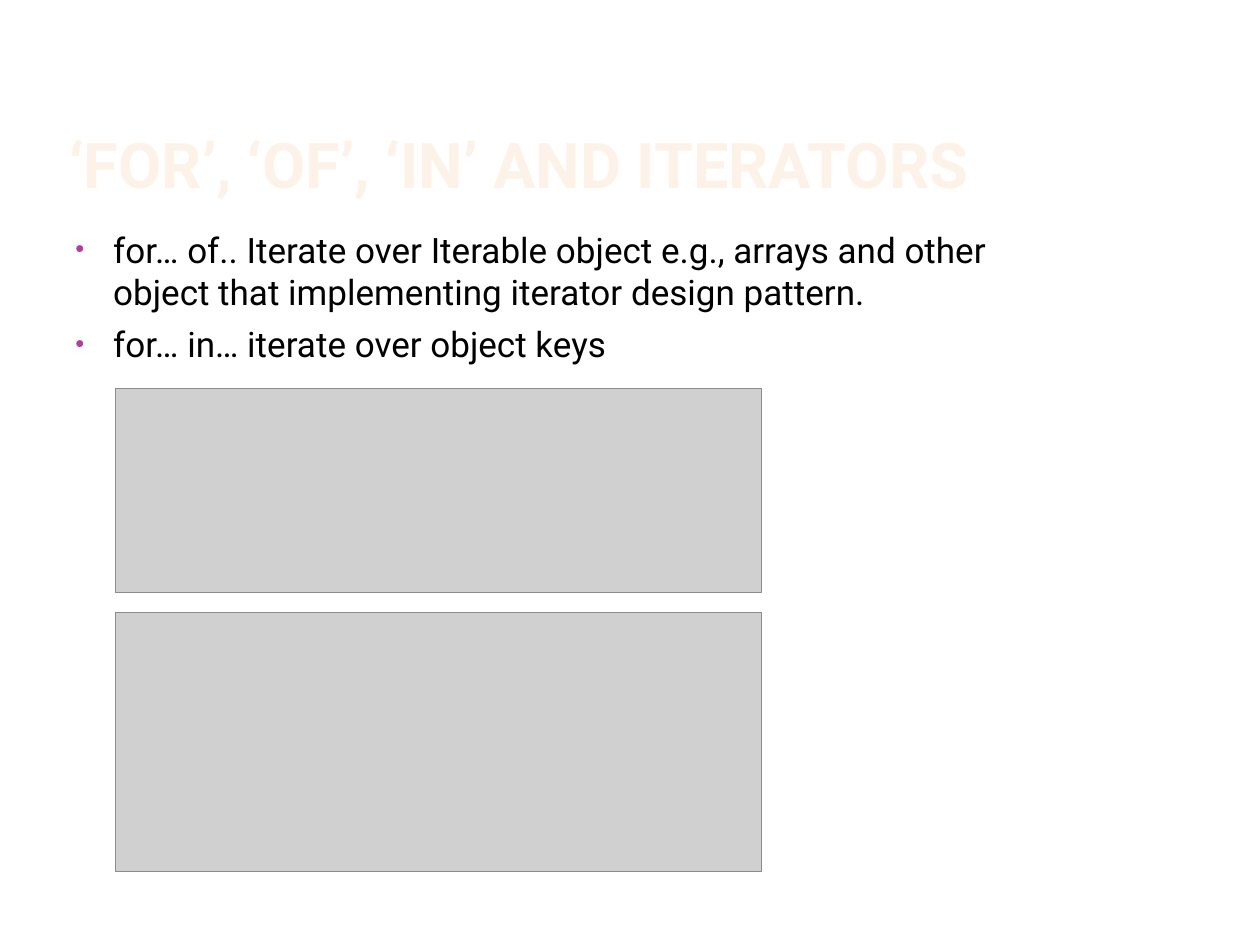
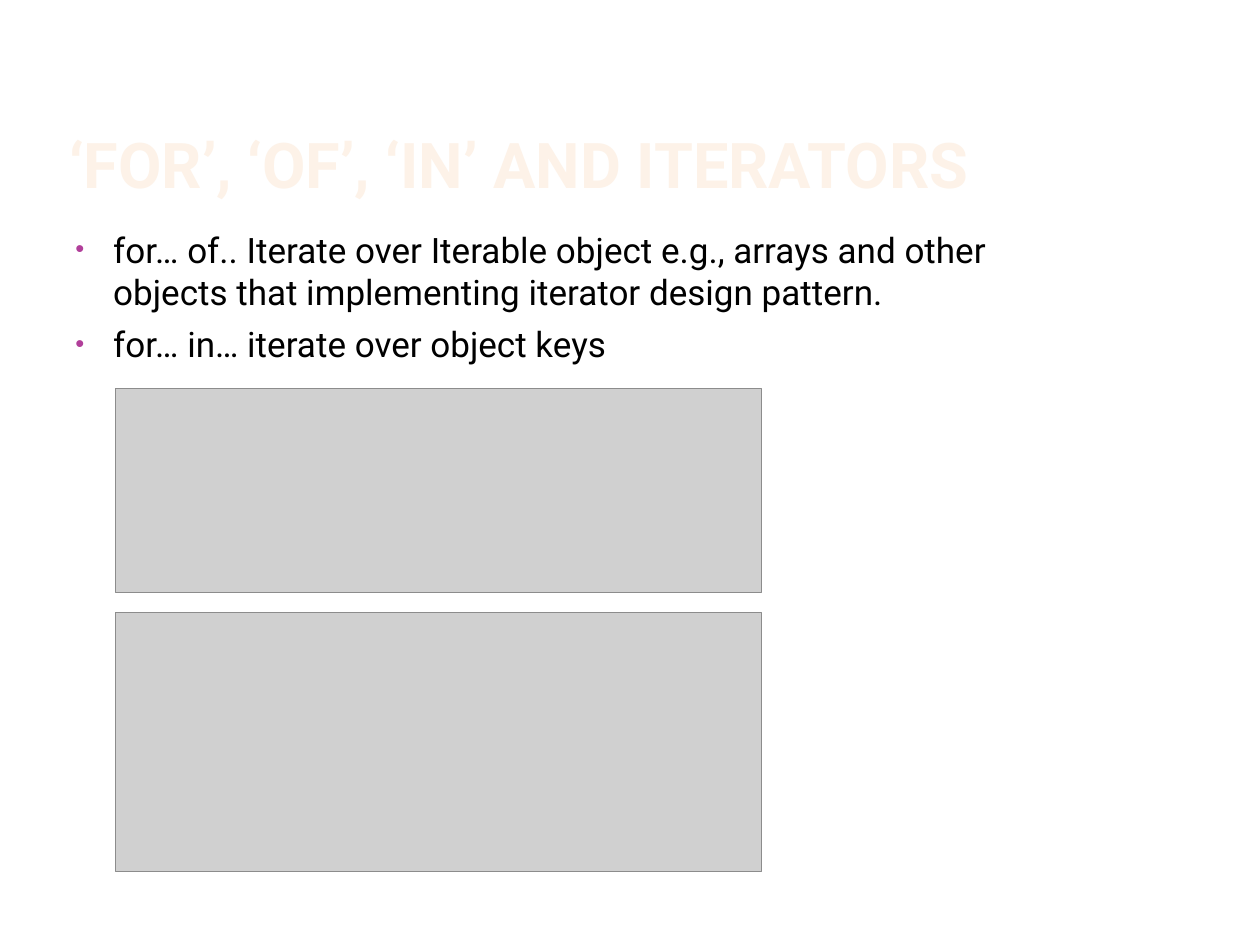
Before and after one commit to IsraelZablianov/TypeScript-Course, a slide deck: slide 52 of Advanced Es6 & TypeScript.pptx (slide 42 before the commit). Drawn at 1260x945 pixels with LibreOffice and Linux fonts; fonts in the diff are those of the drawing; grey boxes stand for pictures; background and template pictures are left out. Boxes give left, top, right and bottom in pixels: in the first picture for what was removed or moved away, otherwise in the second. Text is boxed around its words. In the diff, an @@ line names an element or a change of style, - is before the commit and + after.

Commit message:
updating presentation

```diff
--- a/Advanced Es6 & TypeScript.pptx
+++ b/Advanced Es6 & TypeScript.pptx
@@ text at [113, 236, 986, 313]: text changed @@
-• for… of.. Iterate over Iterable object e.g., arrays and other object that implementing iterator design pattern.
+• for… of.. Iterate over Iterable object e.g., arrays and other objects that implementing iterator design pattern.
```
Also in this commit, not shown: 6 slides added.
